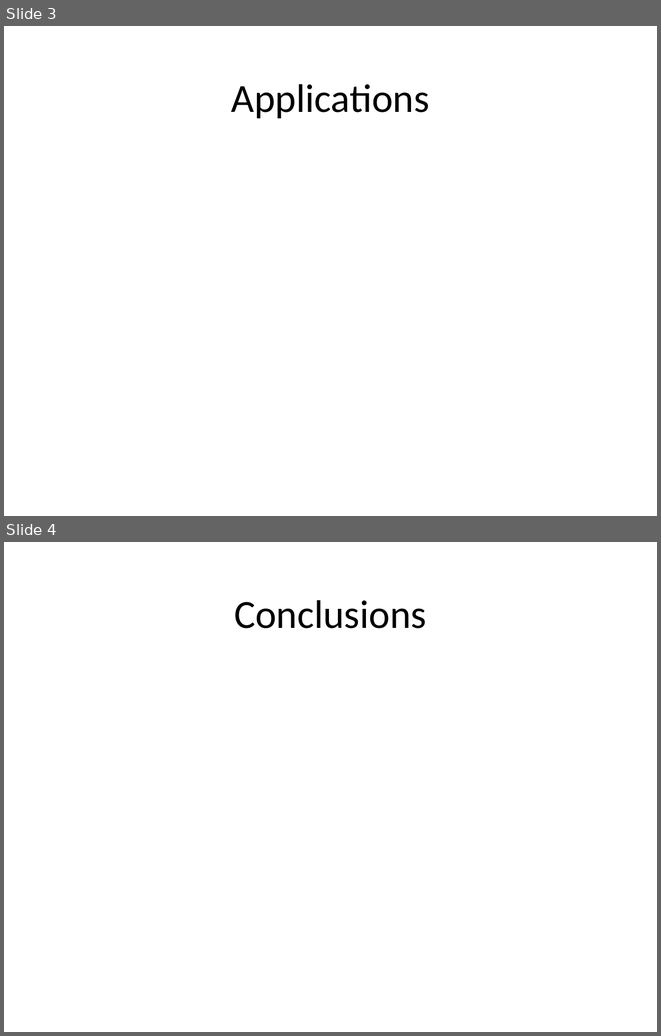
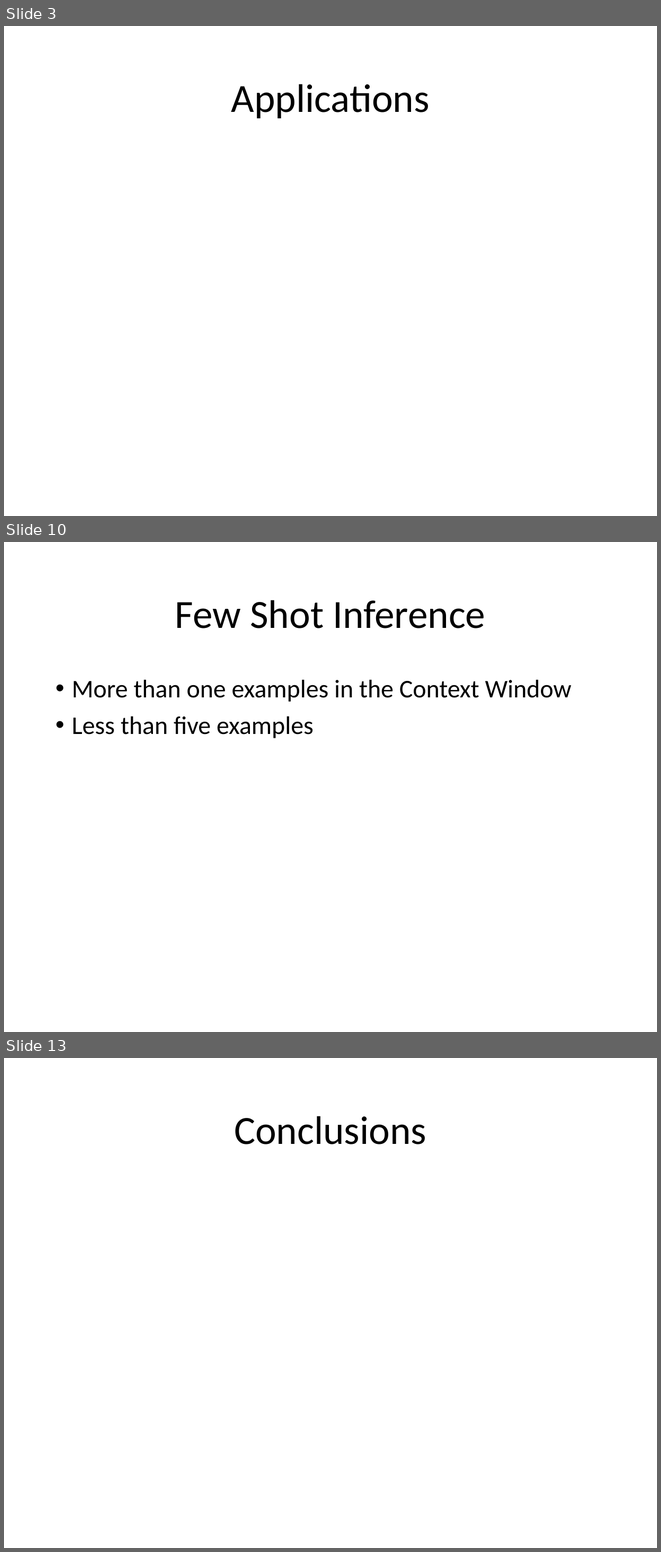
Before and after one commit to look4pritam/LargeLanguageModels, a slide deck: Presentations/LargeLanguageModels.pptx. Shown one above the other, each under a label of ours: slides 3 and 4 before the commit, slides 3, 10 and 13 after it; the slides between them are not shown. The pictures are 661x1036 and 661x1552 pixels, drawn with LibreOffice and Linux fonts; fonts in the diff are those of the drawing. Boxes give left, top, right and bottom in pixels: in the first picture for what was removed or moved away, otherwise in the second. Text is boxed around its words. In the diff, an @@ line names an element or a change of style, - is before the commit and + after.

```diff
--- a/Presentations/LargeLanguageModels.pptx
+++ b/Presentations/LargeLanguageModels.pptx
@@ slide 10 added at [4, 542, 657, 1032], background #FFFFFF @@
@@ title added at [175, 600, 485, 628], 44 pt, text #000000 @@
+Few Shot Inference
@@ text added at [72, 679, 572, 738], 28 pt, text #000000 @@
+• More than one examples in the Context Window
+• Less than five examples
@@ what was slide 4 is now slide 13 @@
```
Also in this commit, not shown: 2 slides changed, 8 other slides added.
